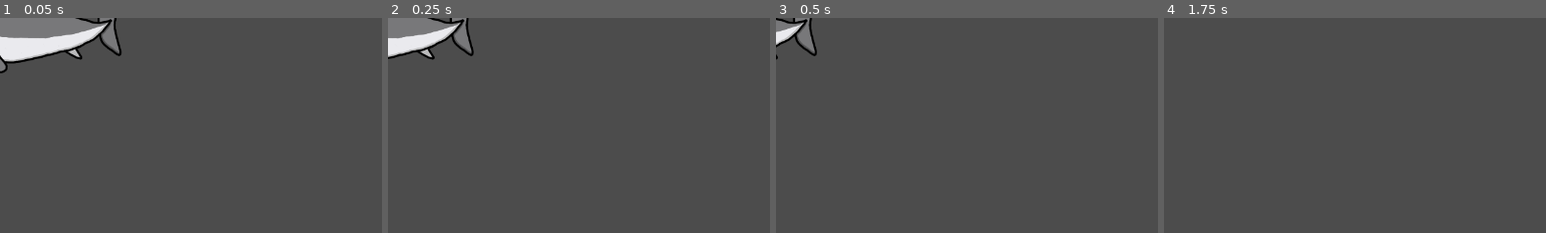
Above: before the commit, frames 1-4 (left to right).
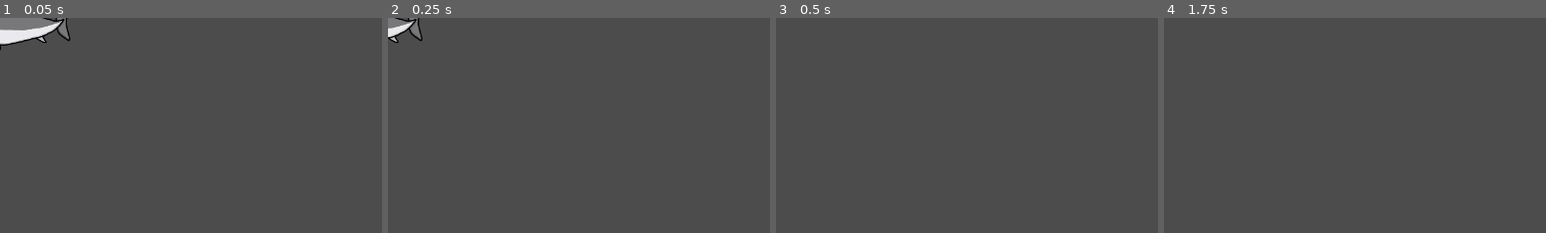
Above: after the commit, the same moments.

Repository: Daisinkaizer/Juego_prototipado
Game: Godot game, scene res://escenas/tiburoncin.tscn
The game is run twice, just before and just after one commit, with the same random seed, the same clock (stepped at 60 frames per second) and the same inputs. This scene is started directly instead of the project's main scene.
Inputs:
- Up to frame 1 (0.05 s): no input
- Up to frame 2 (0.25 s): no input
- Up to frame 3 (0.5 s): no input
- Up to frame 4 (1.75 s): tap Enter at 1.25 s
The pictures show only the part of the screen within x 0-50%, y 0-50%; the shares and areas given below are measured in that part.

The runs differ from the first frame. In frame 1, 4.2% of the frame differs, in the area x 0-32%, y 0-26%; in frame 2, 2.9%; in frame 3, 1.1%; in frame 4, nothing differs.
Error in both runs: Invalid set index 'disabled' (on base: 'null instance') with value of type 'bool'. (res://AnimatedSprite.gd:4)

Commit message:
actualizacion menor
tamaño del tiburon cambiado

Diff:
--- a/escenas/tiburoncin.tscn
+++ b/escenas/tiburoncin.tscn
@@ -17,7 +17,7 @@
 extents = Vector2( 350.396, 96.0533 )
 
 [node name="tiburoncin" type="AnimatedSprite"]
-scale = Vector2( 0.4676, 0.4676 )
+scale = Vector2( 0.284038, 0.284038 )
 frames = SubResource( 1 )
 animation = "tiburoncin"
 script = ExtResource( 4 )
